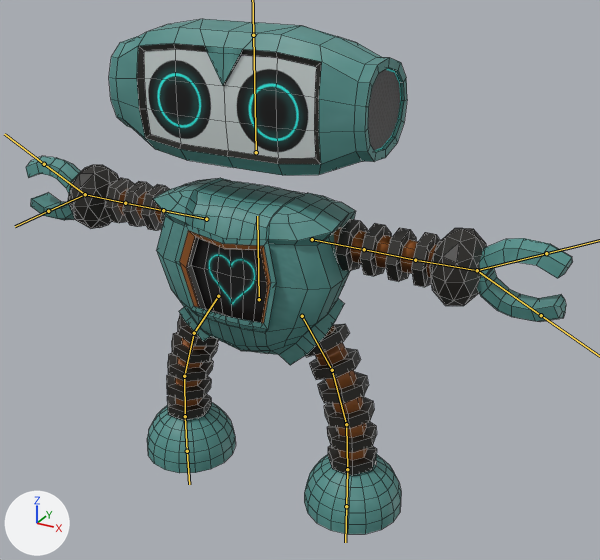
The FBX model Assets/Monstro.fbx as it was, and as the next commit left it.
Before and after are seen from a camera (50 mm lens) standing at (4.67, -7.5, 6.7) and looking at (0.75, -0.38, 3.14). Lighting does not change. The marker at lower left points along +X, +Y and +Z. The bones that bend it are drawn over the model as lines. Mesh edges are drawn as thin lines.

Objects in the first picture: 'Corps'.
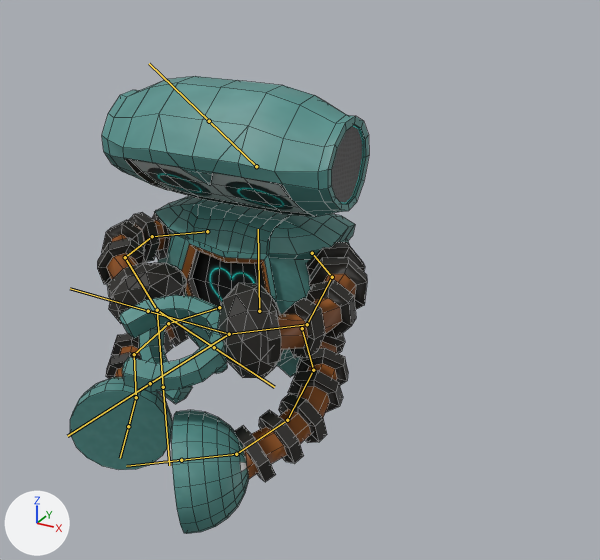
The newer file adds an action. The first version stands in its rest pose; the second is drawn at frame 21 of the action 'Perso|Bouboule'.

Where the change shows, as pixel boxes [x1, y1, x2, y2] in the pictures (600 x 560 px):
'Corps', posed (45% narrower, 11% shorter): before [26, 19, 573, 534]; after [70, 76, 369, 534]
bone 'body', root to tip: before (259, 299) to (257, 216); after (259, 311) to (258, 229)
bone 'leg1.L', root to tip: before (302, 316) to (332, 370); after (302, 328) to (313, 370)
bone 'leg2.L', root to tip: before (332, 370) to (346, 424); after (313, 370) to (287, 420)
bone 'leg3.L', root to tip: before (346, 424) to (347, 469); after (287, 420) to (236, 454)
bone 'pied.L', root to tip: before (347, 469) to (346, 506); after (236, 454) to (181, 460)
bone 'arm1.L', root to tip: before (312, 239) to (364, 249); after (312, 253) to (332, 277)
bone 'arm2.L', root to tip: before (364, 249) to (415, 260); after (332, 277) to (307, 324)
bone 'arm3.L', root to tip: before (415, 260) to (477, 270); after (307, 324) to (229, 334)
bone 'tete', root to tip: before (256, 152) to (253, 35); after (256, 166) to (209, 121)
bone 'leg1.R', root to tip: before (218, 296) to (194, 333); after (219, 307) to (168, 323)
bone 'leg2.R', root to tip: before (194, 333) to (184, 376); after (168, 323) to (134, 354)
bone 'leg3.R', root to tip: before (184, 376) to (185, 416); after (134, 354) to (136, 397)
bone 'pied.R', root to tip: before (185, 416) to (187, 451); after (136, 397) to (128, 426)
bone 'arm1.R', root to tip: before (206, 219) to (163, 210); after (207, 231) to (152, 236)
bone 'arm2.R', root to tip: before (163, 210) to (125, 203); after (152, 236) to (125, 257)
bone 'arm3.R', root to tip: before (125, 203) to (85, 194); after (125, 257) to (157, 310)

What changed in the scene script:
```text
Change bone_body:
    where bone_body = bpy.data.objects['Perso'].pose.bones['body']
    bone_body.location: (0.0, 0.0, 0.0) -> (-0.01, -0.14, -0.01)
Change bone_leg1_l:
    where bone_leg1_l = bpy.data.objects['Perso'].pose.bones['leg1.L']  # child of 'body'
    bone_leg1_l.rotation_quaternion: (1.0, 0.0, 0.0, 0.0) -> (0.856, -0.388, 0.16, -0.302)  # degrees (0, 0, 0) -> degrees (-50, 2, -40)
Change bone_leg2_l:
    where bone_leg2_l = bpy.data.objects['Perso'].pose.bones['leg2.L']  # child of 'leg1.L'
    bone_leg2_l.rotation_quaternion: (1.0, 0.0, 0.0, 0.0) -> (0.967, -0.252, 0.032, 0.008)  # degrees (0, 0, 0) -> degrees (-29, 4, 0)
Change bone_leg3_l:
    where bone_leg3_l = bpy.data.objects['Perso'].pose.bones['leg3.L']  # child of 'leg2.L'
    bone_leg3_l.rotation_quaternion: (1.0, 0.0, 0.0, 0.0) -> (0.967, -0.252, 0.032, 0.008)  # degrees (0, 0, 0) -> degrees (-29, 4, 0)
Change bone_pied_l:
    where bone_pied_l = bpy.data.objects['Perso'].pose.bones['pied.L']  # child of 'leg3.L'
    bone_pied_l.rotation_quaternion: (1.0, 0.0, 0.0, 0.0) -> (0.967, -0.252, 0.032, 0.008)  # degrees (0, 0, 0) -> degrees (-29, 4, 0)
Change bone_arm1_l:
    where bone_arm1_l = bpy.data.objects['Perso'].pose.bones['arm1.L']  # child of 'body'
    bone_arm1_l.rotation_quaternion: (1.0, 0.0, 0.0, 0.0) -> (0.909, -0.054, -0.149, -0.385)  # degrees (0, 0, 0) -> degrees (1, -18, -46)
    bone_arm1_l.scale: (1.0, 1.0, 1.0) -> (1.17, 1.17, 1.17)
Change bone_arm2_l:
    where bone_arm2_l = bpy.data.objects['Perso'].pose.bones['arm2.L']  # child of 'arm1.L'
    bone_arm2_l.rotation_quaternion: (1.0, 0.0, 0.0, 0.0) -> (0.894, -0.217, 0.243, -0.308)  # degrees (0, 0, 0) -> degrees (-34, 17, -43)
Change bone_arm3_l:
    where bone_arm3_l = bpy.data.objects['Perso'].pose.bones['arm3.L']  # child of 'arm2.L'
    bone_arm3_l.rotation_quaternion: (1.0, 0.0, 0.0, 0.0) -> (0.747, 0.325, 0.43, -0.389)  # degrees (0, 0, 0) -> degrees (20, 64, -43)
Change bone_tete:
    where bone_tete = bpy.data.objects['Perso'].pose.bones['tete']  # child of 'body'
    bone_tete.rotation_quaternion: (1.0, 0.0, 0.0, 0.0) -> (0.899, 0.437, 0.0, 0.0)  # degrees (0, 0, 0) -> degrees (52, 0, 0)
    bone_tete.scale: (1.0, 1.0, 1.0) -> (0.88, 0.88, 0.88)
Change bone_leg1_r:
    where bone_leg1_r = bpy.data.objects['Perso'].pose.bones['leg1.R']  # child of 'body'
    bone_leg1_r.rotation_quaternion: (1.0, 0.0, 0.0, 0.0) -> (0.869, -0.436, 0.083, 0.22)  # degrees (0, 0, 0) -> degrees (-50, 20, 19)
    bone_leg1_r.scale: (1.0, 1.0, 1.0) -> (0.9, 0.9, 0.9)
Change bone_leg2_r:
    where bone_leg2_r = bpy.data.objects['Perso'].pose.bones['leg2.R']  # child of 'leg1.R'
    bone_leg2_r.rotation_quaternion: (1.0, 0.0, 0.0, 0.0) -> (0.969, -0.217, 0.036, -0.112)  # degrees (0, 0, 0) -> degrees (-25, 1, -14)
Change bone_leg3_r:
    where bone_leg3_r = bpy.data.objects['Perso'].pose.bones['leg3.R']  # child of 'leg2.R'
    bone_leg3_r.rotation_quaternion: (1.0, 0.0, 0.0, 0.0) -> (0.958, -0.053, -0.126, -0.251)  # degrees (0, 0, 0) -> degrees (-2, -16, -29)
Change bone_pied_r:
    where bone_pied_r = bpy.data.objects['Perso'].pose.bones['pied.R']  # child of 'leg3.R'
    bone_pied_r.rotation_quaternion: (1.0, 0.0, 0.0, 0.0) -> (0.963, -0.103, -0.111, 0.222)  # degrees (0, 0, 0) -> degrees (-15, -10, 27)
Change bone_arm1_r:
    where bone_arm1_r = bpy.data.objects['Perso'].pose.bones['arm1.R']  # child of 'body'
    bone_arm1_r.rotation_quaternion: (1.0, 0.0, 0.0, 0.0) -> (0.883, -0.041, 0.144, 0.446)  # degrees (0, 0, 0) -> degrees (3, 17, 54)
    bone_arm1_r.scale: (1.0, 1.0, 1.0) -> (1.07, 1.07, 1.07)
Change bone_arm2_r:
    where bone_arm2_r = bpy.data.objects['Perso'].pose.bones['arm2.R']  # child of 'arm1.R'
    bone_arm2_r.rotation_quaternion: (1.0, 0.0, 0.0, 0.0) -> (0.88, -0.038, -0.246, 0.404)  # degrees (0, 0, 0) -> degrees (-17, -24, 53)
Change bone_arm3_r:
    where bone_arm3_r = bpy.data.objects['Perso'].pose.bones['arm3.R']  # child of 'arm2.R'
    bone_arm3_r.rotation_quaternion: (1.0, 0.0, 0.0, 0.0) -> (0.762, -0.037, -0.333, 0.555)  # degrees (0, 0, 0) -> degrees (-29, -28, 79)
```
